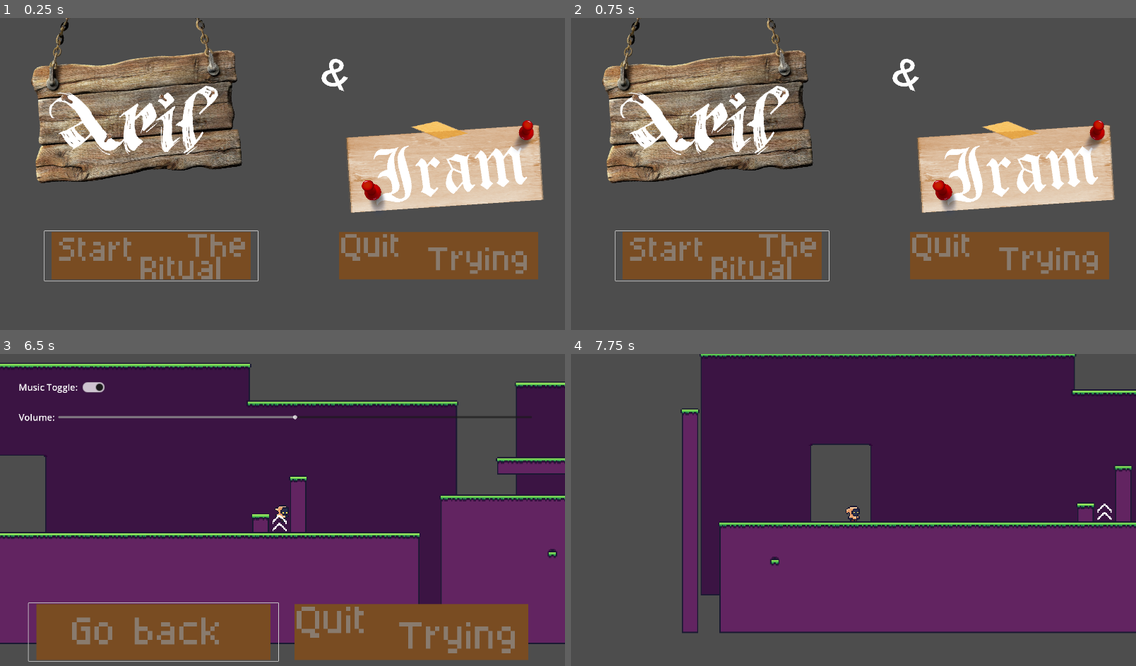
Above: before the commit, frames 1-4 (two rows, left to right).
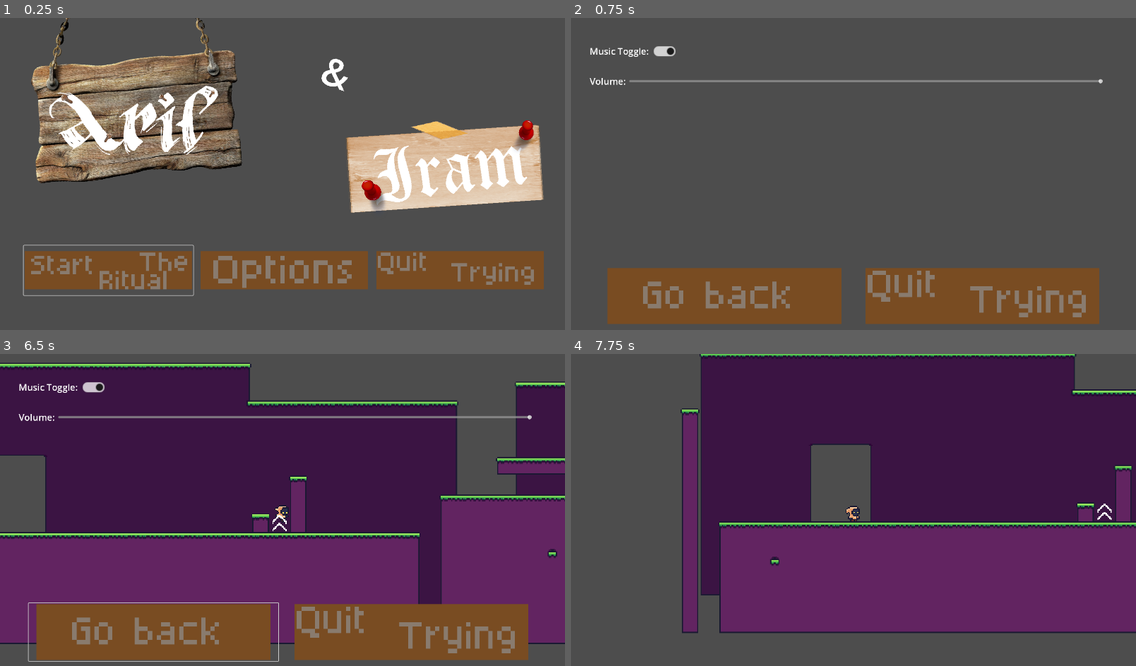
Above: after the commit, the same moments.

Repository: roquesystemexe/aril-and-iram
Game: Godot game, scene res://Scenes/Menus/main_menu.tscn
Two runs of this game, one before a commit and one after it. Both use one fixed random seed, a clock stepped at 60 frames per second and the inputs below.
Inputs (mouse positions are in pixels of both pictures, inside the frame that each line leads up to; where the layout moved, square brackets give the same spot in the first picture):
- Up to frame 1 (0.25 s): no input
- Up to frame 2 (0.75 s): click (853, 270) at 0.52 s
- Up to frame 3 (6.5 s): click (152, 631) at 1.27 s; click (107, 606) [152, 591] at 2 s; hold D (move_right) 2.78-4.28 s; tap Q (dash) at 2.85, 4.35, 5.85 s; tap Space (jump) at 3.02, 3.77, 5.27, 6.02 s; tap E (interact) at 3.6, 5.1 s; hold A (move_left) 4.28-5.03 s; hold D (move_right) from 5.03 s (still down); tap Escape (pause) at 6.4 s
- Up to frame 4 (7.75 s): release D (move_right) at 6.5 s; click (723, 631) at 6.5 s; click (678, 606) [723, 591] at 7.25 s

The runs differ from the first frame. In frame 1, 12% of the frame differs, in the area x 4-97%, y 68-90%; in frame 2, 43%, in the area x 3-97%, y 0-98%; in frame 3, 0.3%; in frame 4, nothing differs.

Commit message:
Added Options to the main menu instead of fixing checkpoints :3

Diff:
--- a/Scenes/Menus/Options.tscn
+++ b/Scenes/Menus/Options.tscn
@@ -12,6 +12,8 @@
 anchor_bottom = 1.0
 offset_right = -1920.0
 offset_bottom = -1080.0
+grow_horizontal = 2
+grow_vertical = 2
 script = ExtResource("1_m4ch3")
 
 [node name="HBoxMusicToggle" type="HBoxContainer" parent="." unique_id=1983878471]
--- a/Scenes/Menus/main_menu.tscn
+++ b/Scenes/Menus/main_menu.tscn
@@ -7,6 +7,7 @@
 [ext_resource type="FontFile" uid="uid://dtob1jjmaujqf" path="res://Assets/CloisterBlack.ttf" id="3_aur2u"]
 [ext_resource type="Texture2D" uid="uid://dh82wn62mvq38" path="res://Assets/pin.png" id="4_5wi6m"]
 [ext_resource type="Texture2D" uid="uid://ckjfj0v7ff2gi" path="res://Sprites/QuitButton.png" id="4_ftsii"]
+[ext_resource type="Texture2D" uid="uid://dcs6mytvj5r4e" path="res://Sprites/OptionsButton.png" id="4_lg1h6"]
 [ext_resource type="Texture2D" uid="uid://c21q3r2lvcbe8" path="res://Assets/sign.png" id="5_5wi6m"]
 [ext_resource type="Texture2D" uid="uid://bgmyawg8gbmcv" path="res://Assets/nail.png" id="6_chkef"]
 [ext_resource type="AudioStream" uid="uid://sgffq3o0hous" path="res://Music/Theme Song DEMO.mp3" id="8_4fgt5"]
@@ -27,11 +28,12 @@
 texture = ExtResource("2_neey8")
 
 [node name="HBoxContainer" type="HBoxContainer" parent="." unique_id=55022577]
-offset_left = 151.0
-offset_top = 725.0
-offset_right = 1854.0
-offset_bottom = 894.0
-theme_override_constants/separation = 252
+offset_left = 81.0
+offset_top = 774.0
+offset_right = 1784.0
+offset_bottom = 943.0
+scale = Vector2(1.0399998, 1)
+theme_override_constants/separation = 20
 metadata/_edit_use_anchors_ = true
 
 [node name="PlayButton" type="Button" parent="HBoxContainer" unique_id=1801750602]
@@ -40,6 +42,14 @@
 focus_neighbor_right = NodePath("../QuitButton")
 theme_override_font_sizes/font_size = 117
 icon = ExtResource("3_anmaw")
+flat = true
+icon_alignment = 1
+expand_icon = true
+
+[node name="OptionsButton" type="Button" parent="HBoxContainer" unique_id=1964579475]
+layout_mode = 2
+size_flags_horizontal = 3
+icon = ExtResource("4_lg1h6")
 flat = true
 icon_alignment = 1
 expand_icon = true
@@ -137,4 +147,5 @@
 parameters/looping = true
 
 [connection signal="pressed" from="HBoxContainer/PlayButton" to="." method="_on_play_button_pressed"]
+[connection signal="pressed" from="HBoxContainer/OptionsButton" to="." method="_on_options_button_pressed"]
 [connection signal="pressed" from="HBoxContainer/QuitButton" to="." method="_on_quit_button_pressed"]
--- a/Scripts/Handlers/game_manager.gd
+++ b/Scripts/Handlers/game_manager.gd
@@ -1,6 +1,7 @@
 extends Node
 
 var music_toggled: bool = true;
+var music_volume: float = 100.0;
 var respawn_point: Vector2
 var has_checkpoint := false
 var dJump_enabled: bool = false;
--- a/Scripts/Handlers/main_menu.gd
+++ b/Scripts/Handlers/main_menu.gd
@@ -11,3 +11,7 @@
 	$HBoxContainer/QuitButton.button_pressed = false
 	$MenuCam.enabled = false
 	get_tree().change_scene_to_file("res://Scenes/Levels/TestLevel.tscn")
+
+
+func _on_options_button_pressed() -> void:
+	get_tree().change_scene_to_file("res://Scenes/Menus/Options.tscn")
--- a/Scripts/Handlers/options.gd
+++ b/Scripts/Handlers/options.gd
@@ -1,14 +1,19 @@
 extends Control
 var input_handler := InputHandler.new();
 var bus_index = AudioServer.get_bus_index("Music")
+
+func _ready() -> void:
+	$HBoxVolume/HSlider.value = GameManager.music_volume
+	print(GameManager.music_volume)
 
 func _process(_delta: float) -> void:
 	$HBoxMusicToggle/MusicToggle.button_pressed = GameManager.music_toggled
 
 func toggle_menu() -> void:
-	var is_paused = get_tree().paused
-	get_tree().paused = !is_paused
-	visible = !is_paused
+	if scene_file_path == "res://Scenes/Menus/main_menu.tscn":
+		var is_paused = get_tree().paused
+		get_tree().paused = !is_paused
+		visible = !is_paused
 
 func _on_music_toggle_toggled(toggled_on: bool) -> void:
 	# Use AudioServer to set the mute state
@@ -33,3 +38,5 @@
 
 func _on_volume_changed(value: float) -> void:
 	AudioServer.set_bus_volume_linear(bus_index, value/100)
+	$HBoxVolume/HSlider.value = value
+	GameManager.music_volume = value
Binary file added: Sprites/OptionsButton.png
Not shown, added: Sprites/OptionsButton.png.import
